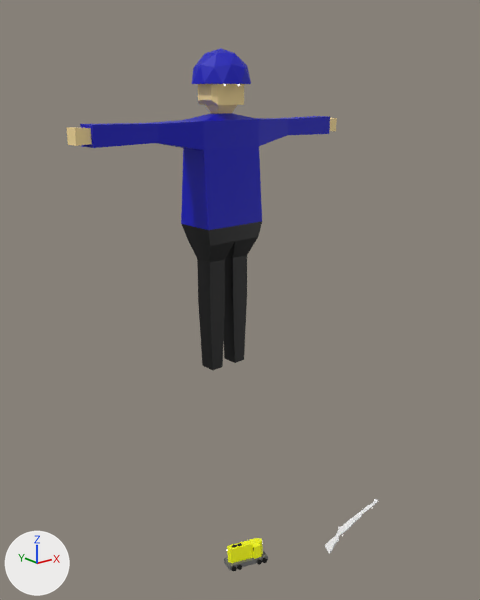
The glTF model animatronics/lucas/lucas.glb, before and after one commit.
Both versions are drawn from a 50 mm camera at (-13.7, -18.6, 8.8) aimed at (-0.1, -1.6, 2.0). The axes (+X, +Y, +Z) are drawn at lower left. The lights are the same throughout. Vertices at the same position are counted once.
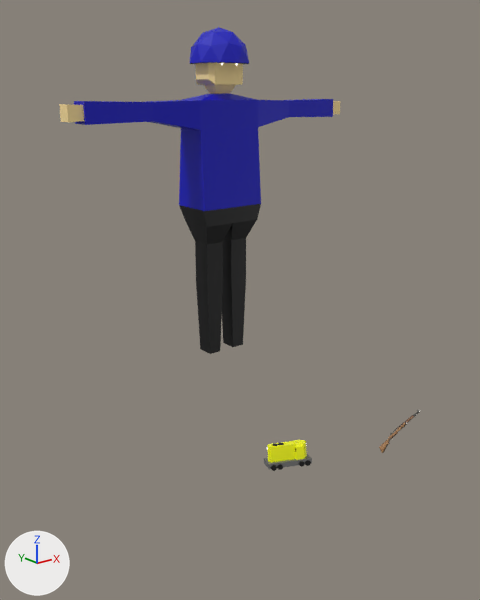
The change, as a diff of the scene's bpy script:
```diff
--- a/animatronics/lucas/lucas.glb.py
+++ b/animatronics/lucas/lucas.glb.py
@@ img_gun @@
+img_gun = load_image('gun', '_unpacked/gun', 474, 267, 'sRGB')
@@ mat_material_004 @@
 mat_material_004 = principled_material('Material.004')
-mat_material_004.base_color = (1.0, 1.0, 1.0)  # white #ffffff
+mat_material_004.texture = img_gun
@@ me_plane @@
 me_plane.from_pydata(...)  # 150 vertices, 311 faces; spans x -5.43..5.52, y -1.37..0.63, z -5.83..5.05
 # used by ob_plane; location = (0.0, 0.0, 5.1)
+# me_plane part 1: the whole mesh is turned -2.5 degrees about the z axis through its middle, then moved by (-0.04, 0.04, 0.66)
 me_plane.materials.append(mat_skin)
@@ ob_plane @@
 ob_plane = bpy.data.objects.new('Plane', me_plane)
-ob_plane.location = (0.0, 0.0, 5.1)
+ob_plane.location = (0.0, 0.0, 5.06)
@@ ob_cube @@
 ob_cube = bpy.data.objects.new('Cube', me_cube)
-ob_cube.location = (1.0, 0.22, -10.07)
-ob_cube.rotation_euler = (-0.00671, 0.197, 1.264)  # degrees (-0.4, 11, 72)
+ob_cube.location = (1.89, -1.26, -4.89)
+ob_cube.rotation_euler = (-0.00671, 0.197, 1.141)  # degrees (-0.4, 11, 65)
 ob_cube.scale = (0.376, 0.376, 0.376)
@@ ob_plane_001 @@
 ob_plane_001 = bpy.data.objects.new('Plane.001', me_plane_001)
-ob_plane_001.location = (4.0, -2.14, -9.92)
-ob_plane_001.rotation_euler = (1.134, -0.905, -1.194)  # degrees (65, -52, -68)
+ob_plane_001.location = (4.65, -4.13, -4.46)
+ob_plane_001.rotation_euler = (1.134, -0.905, -1.318)  # degrees (65, -52, -76)
+ob_plane_001.scale = (0.68, 0.68, 0.68)
```

Pixel boxes (x1, y1, x2, y2) of what changed, in the pictures (480 x 600 px):
'Plane', mesh turned, moved
    before: (67, 48, 337, 370)
    after: (59, 27, 340, 354)
'Cube', moved, turned
    before: (224, 538, 268, 571)
    after: (264, 440, 312, 471)
'Plane.001', surface changed, moved, turned, rescaled
    before: (325, 499, 378, 553)
    after: (379, 410, 420, 453)
